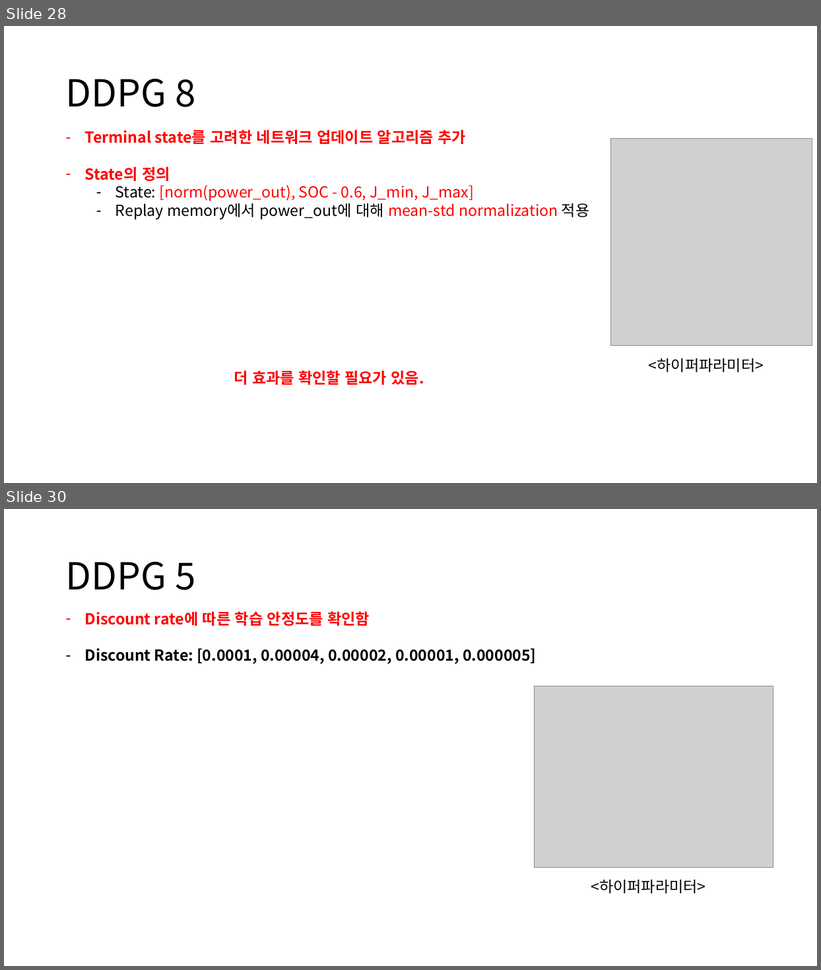
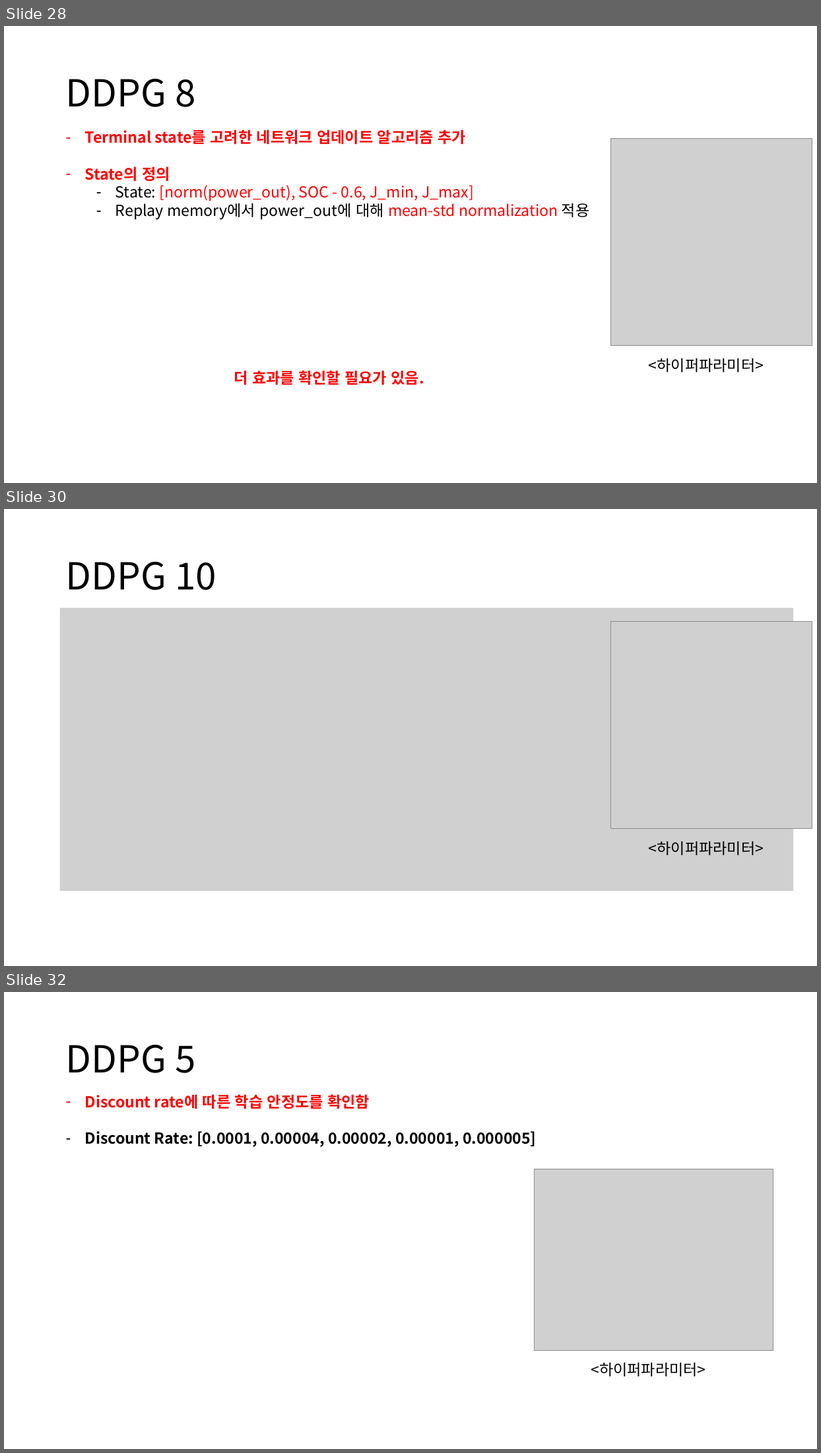
Before and after one commit to zidane89/experiment, a slide deck: 실험정리.pptx. Shown one above the other, each under a label of ours: slides 28 and 30 before the commit, slides 28, 30 and 32 after it; the slides between them are not shown. The pictures are 821x970 and 821x1453 pixels, drawn with LibreOffice and Linux fonts; fonts in the diff are those of the drawing; grey boxes stand for pictures. Boxes give left, top, right and bottom in pixels: in the first picture for what was removed or moved away, otherwise in the second. Text is boxed around its words. In the diff, an @@ line names an element or a change of style, - is before the commit and + after.

```diff
--- a/실험정리.pptx
+++ b/실험정리.pptx
@@ slide 30 added at <box>4,509,817,966</box>, background #FFFFFF @@
@@ title added at <box>66,562,217,590</box>, 44 pt, text #000000 @@
+DDPG 10
@@ picture added at <box>60,608,794,891</box> @@
@@ picture added at <box>611,622,812,828</box> @@
@@ text added at <box>649,842,764,855</box>, 18 pt, text #000000 @@
+<하이퍼파라미터>
@@ what was slide 30 is now slide 32 @@
```
Also in this commit, not shown: 5 slides changed, 1 other slide added, 3 other files.
